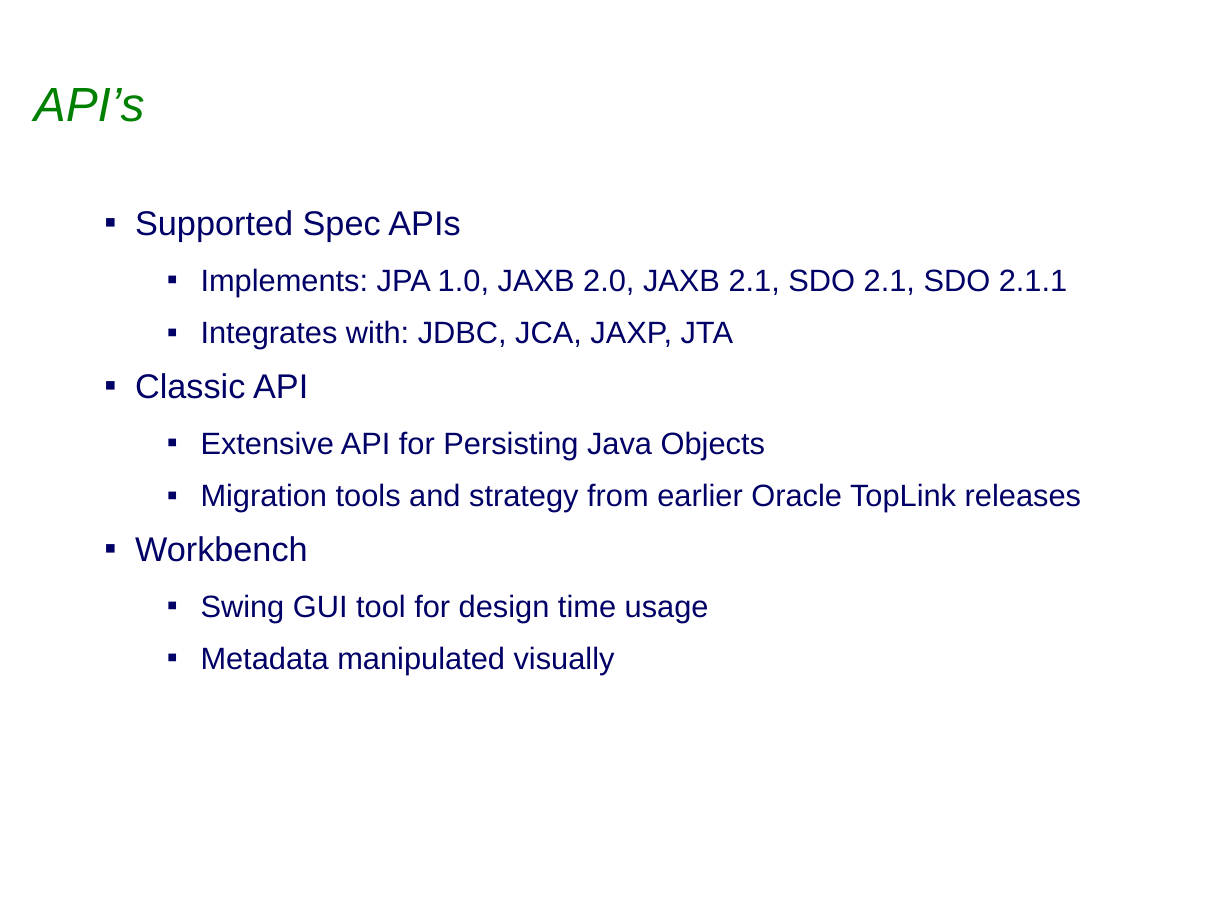
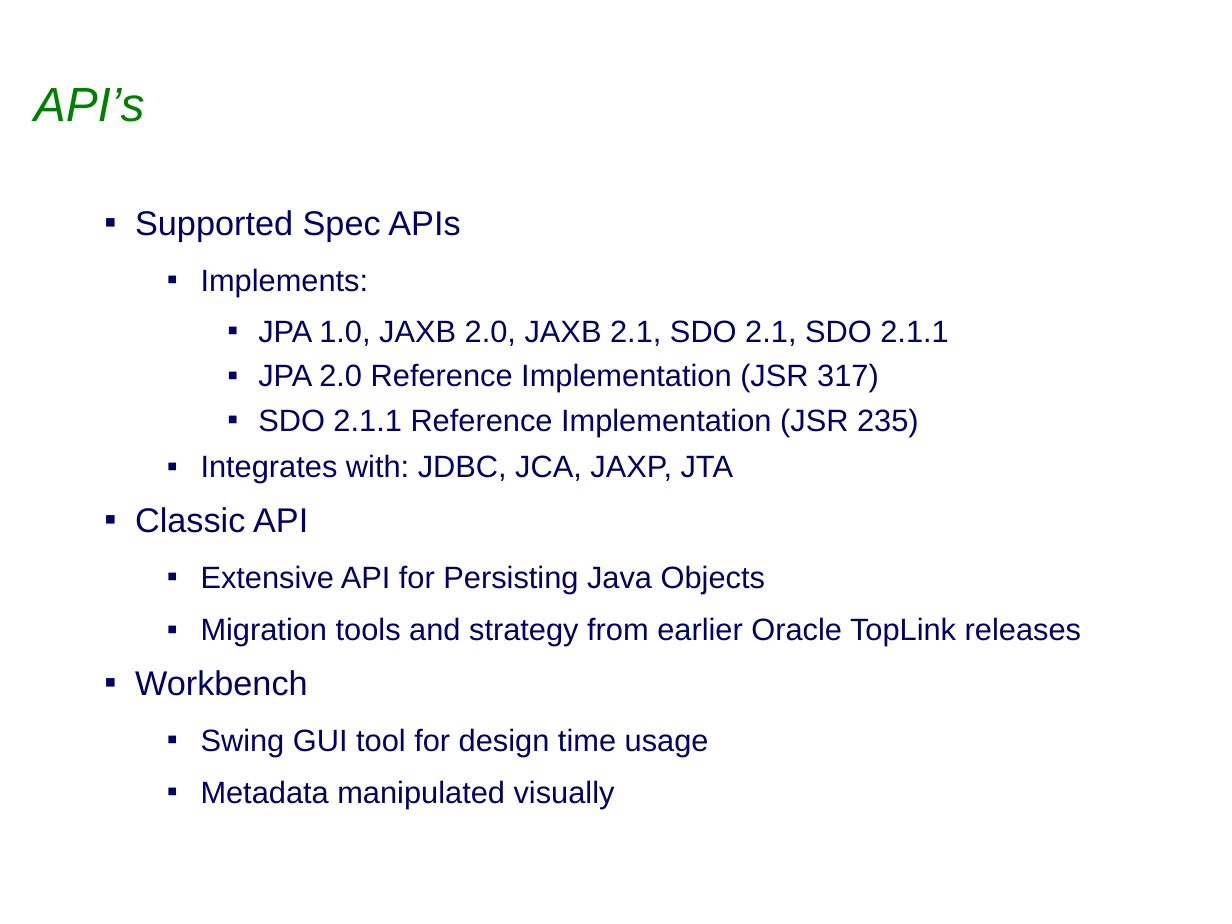
Before and after one commit to eclipse-ee4j/eclipselink, a slide deck: slide 11 of project-admin/Eclipselink_1.2.0_Release_Review.ppt (slide 12 before the commit). Drawn at 1232x924 pixels with LibreOffice and Linux fonts; fonts in the diff are those of the drawing; background and template pictures are left out. Boxes give left, top, right and bottom in pixels: in the first picture for what was removed or moved away, otherwise in the second. Text is boxed around its words. In the diff, an @@ line names an element or a change of style, - is before the commit and + after.

```diff
--- a/project-admin/Eclipselink_1.2.0_Release_Review.ppt
+++ b/project-admin/Eclipselink_1.2.0_Release_Review.ppt
@@ text at [201,268,948,436]: text changed @@
-  ▪ Implements: JPA 1.0, JAXB 2.0, JAXB 2.1, SDO 2.1, SDO 2.1.1
+  ▪ Implements:
+    ▪ JPA 1.0, JAXB 2.0, JAXB 2.1, SDO 2.1, SDO 2.1.1
+    ▪ JPA 2.0 Reference Implementation (JSR 317)
+    ▪ SDO 2.1.1 Reference Implementation (JSR 235)
```
Also in this commit, not shown: 9 other slides changed, 1 slide removed, 1 other file.
